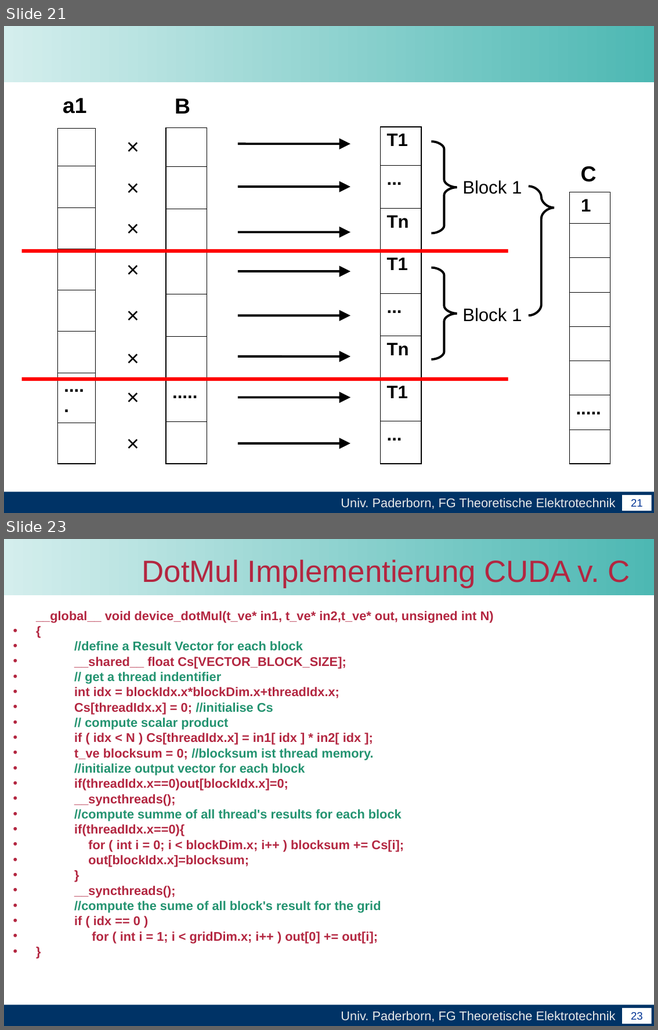
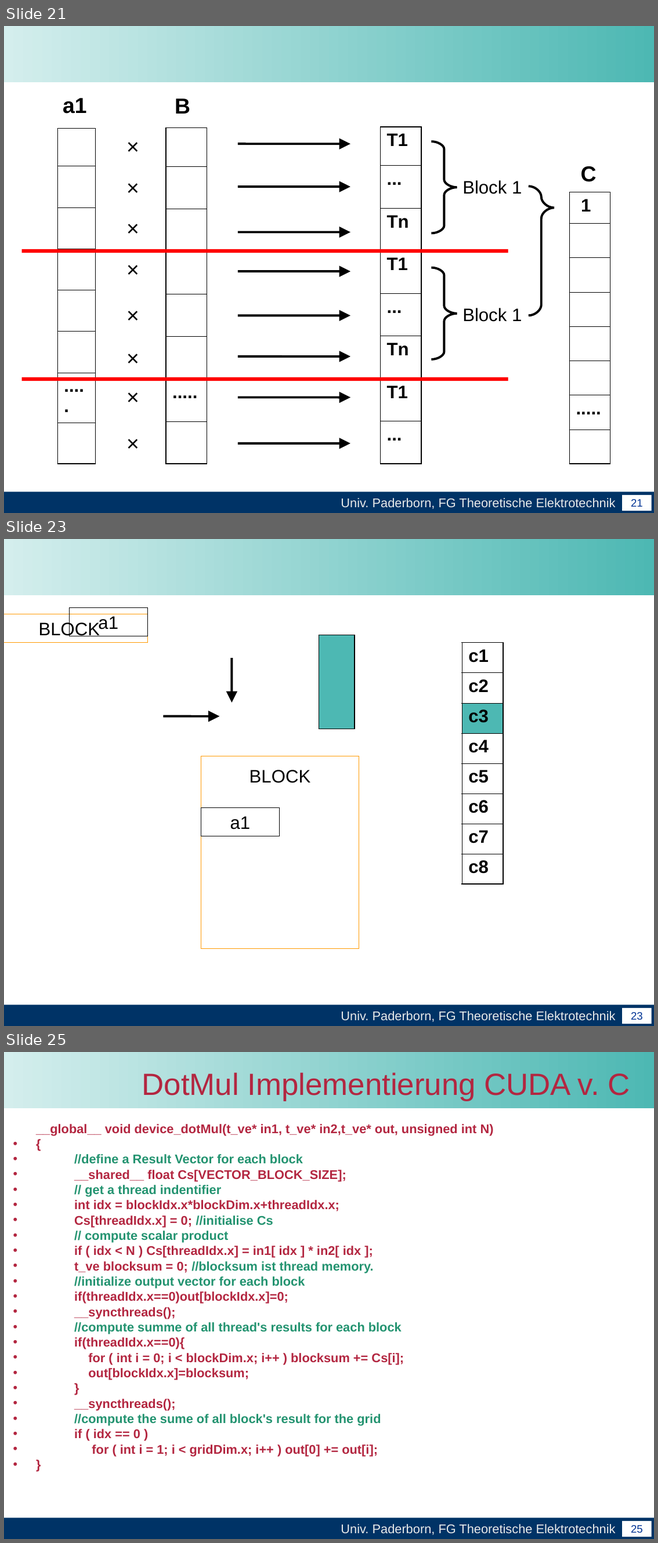
Before and after one commit to unconditional/projektarbeitcuda, a slide deck: Vortrag/Zwischenvortrag der Projektarbeit CUDA(xby).ppt. Shown one above the other, each under a label of ours: slides 21 and 23 before the commit, slides 21, 23 and 25 after it; the slides between them are not shown. The pictures are 658x1030 and 658x1543 pixels, drawn with LibreOffice and Linux fonts; fonts in the diff are those of the drawing; background and template pictures are left out. Boxes give left, top, right and bottom in pixels: in the first picture for what was removed or moved away, otherwise in the second. Text is boxed around its words. In the diff, an @@ line names an element or a change of style, - is before the commit and + after.

```diff
--- a/Vortrag/Zwischenvortrag der Projektarbeit CUDA(xby).ppt
+++ b/Vortrag/Zwischenvortrag der Projektarbeit CUDA(xby).ppt
@@ slide 23 added at [4, 539, 654, 1026], background #FFFFFF; not listed: 4 template elements that a slide beside it also shows @@
@@ rectangle added at [69, 608, 147, 636], outline #000000 0.74 pt, 20 pt, text #000000 @@
+a1
@@ rectangle added at [4, 614, 148, 643], outline #FF9900 0.74 pt, 20 pt, text #000000 @@
+BLOCK
@@ table added at [318, 635, 354, 729], 1 rows, 1 columns @@
+
@@ table added at [462, 643, 503, 885], 8 rows, 1 columns @@
+c1
+c2
+c3
+c4
+c5
+c6
+c7
+c8
@@ arrow added from (231, 658) to (231, 703), #000000 2.49 pt @@
@@ arrow added from (163, 716) to (220, 716), #000000 2.49 pt @@
@@ rectangle added at [201, 756, 359, 949], outline #FF9900 0.74 pt, 20 pt, text #000000 @@
+BLOCK
@@ rectangle added at [201, 808, 280, 837], outline #000000 0.74 pt, 20 pt, text #000000 @@
+a1
@@ what was slide 23 is now slide 25 @@
@@ page number at [630, 1525, 643, 1533]: text changed @@
-23
+25
```
Also in this commit, not shown: 2 slides changed, 8 other slides added.
